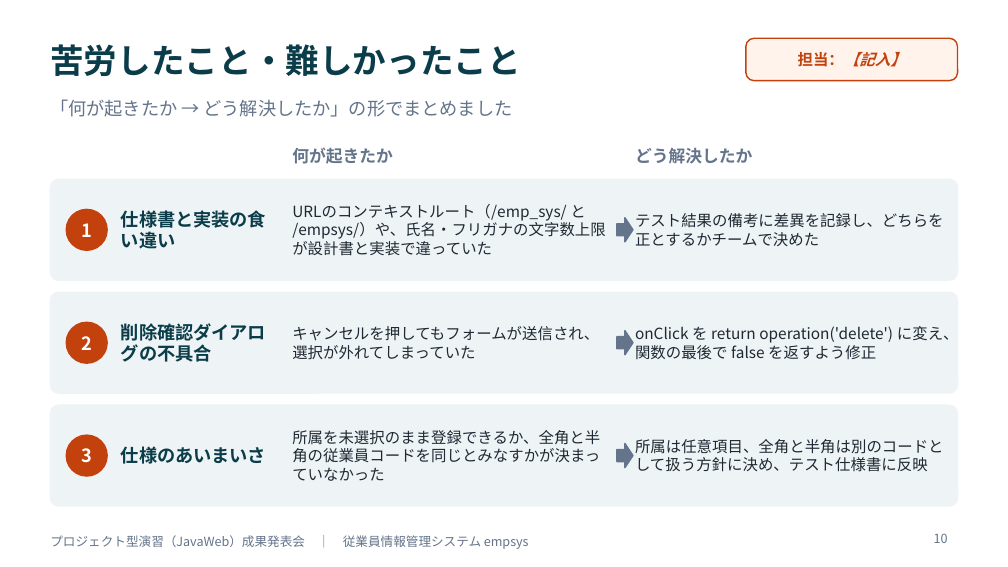
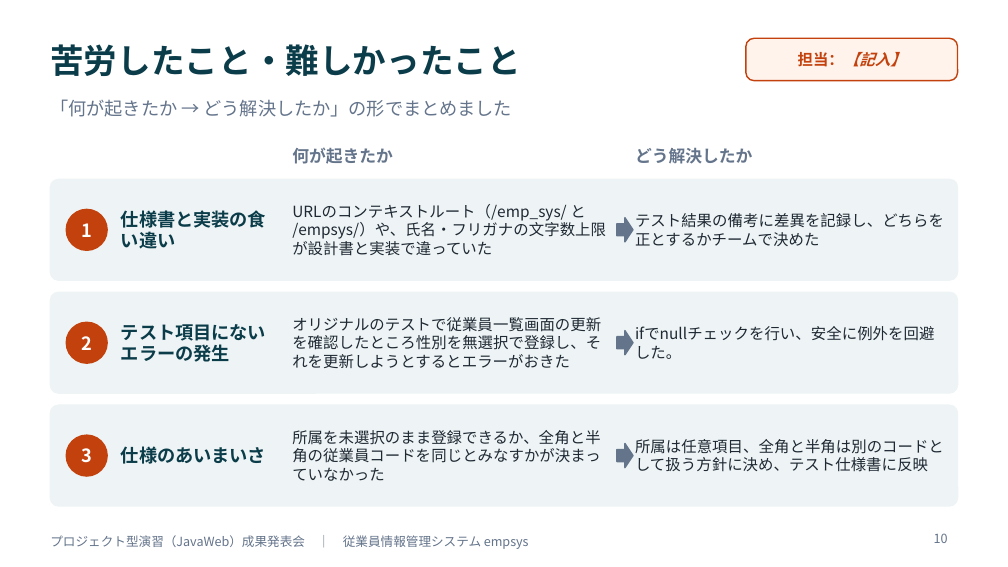
Before and after one commit to amasato1221/web_-application, a slide deck: slide 10 of 成果発表会資料_テンプレート.pptx. Drawn at 1008x567 pixels with LibreOffice and Linux fonts; fonts in the diff are those of the drawing. Boxes give left, top, right and bottom in pixels: in the first picture for what was removed or moved away, otherwise in the second. Text is boxed around its words. In the diff, an @@ line names an element or a change of style, - is before the commit and + after.

```diff
--- a/成果発表会資料_テンプレート.pptx
+++ b/成果発表会資料_テンプレート.pptx
@@ text at bbox=[121, 324, 266, 362]: text changed @@
-削除確認ダイアログの不具合
+テスト項目にないエラーの発生
@@ text at bbox=[292, 317, 601, 368]: text changed @@
-キャンセルを押してもフォームが送信され、選択が外れてしまっていた
+オリジナルのテストで従業員一覧画面の更新を確認したところ性別を無選択で登録し、それを更新しようとするとエラーがおきた
@@ text at bbox=[635, 326, 935, 359]: text changed @@
-onClick を return operation('delete') に変え、関数の最後で false を返すよう修正
+ifでnullチェックを行い、安全に例外を回避した。
```
Also in this commit, not shown: 3 other slides changed.
